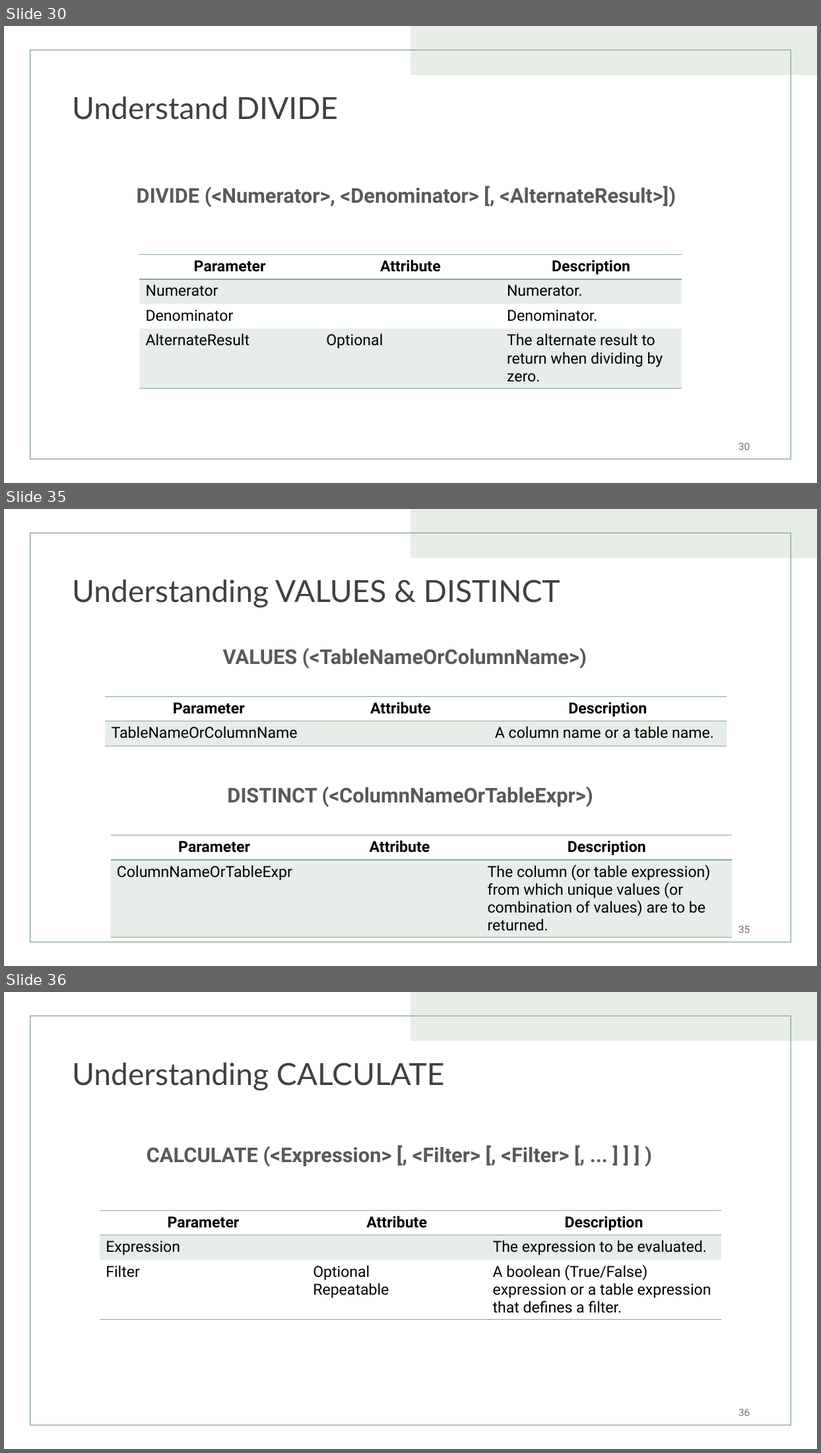
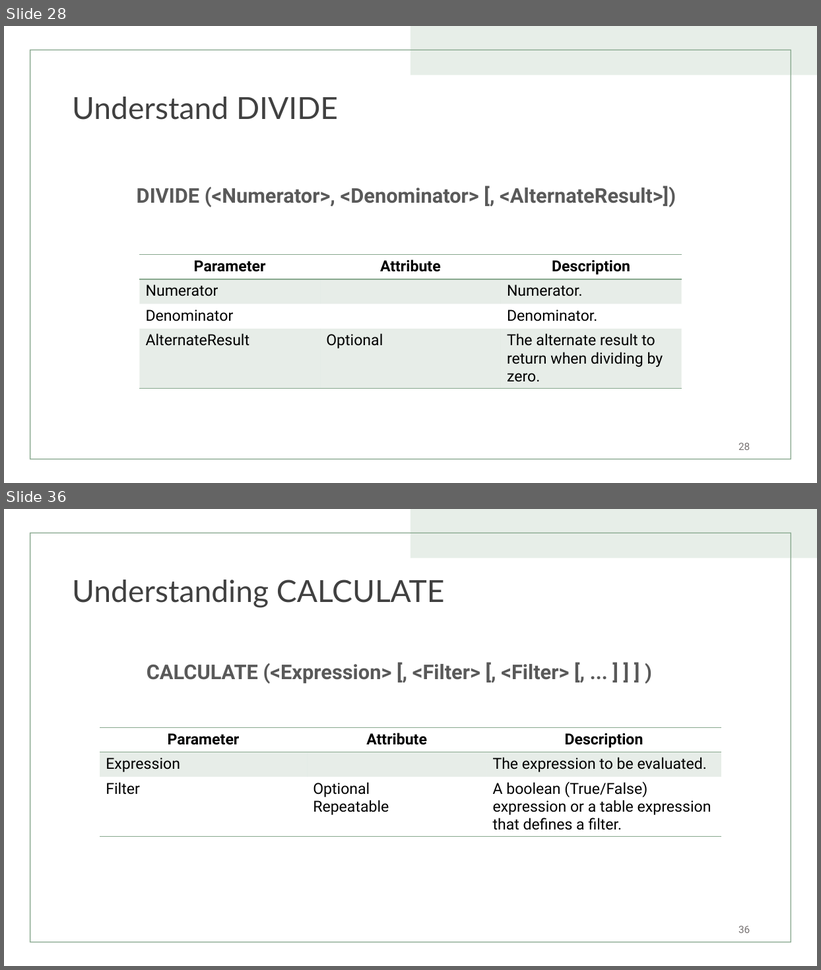
Before and after one commit to TizCloud/DAX-in-A-Day, a slide deck: Data Analysis Expression (DAX) for Power BI - Update.pptx. Shown one above the other, each under a label of ours: slides 30, 35 and 36 before the commit, slides 28 and 36 after it; the slides between them are not shown. The pictures are 821x1453 and 821x970 pixels, drawn with LibreOffice and Linux fonts; fonts in the diff are those of the drawing. Boxes give left, top, right and bottom in pixels: in the first picture for what was removed or moved away, otherwise in the second. Text is boxed around its words. In the diff, an @@ line names an element or a change of style, - is before the commit and + after.

```diff
--- a/Data Analysis Expression (DAX) for Power BI - Update.pptx
+++ b/Data Analysis Expression (DAX) for Power BI - Update.pptx
@@ slide 35 removed at bbox=[4, 509, 817, 966], background #FFFFFF; not listed: 2 template elements that a slide beside it also shows @@
@@ title removed at bbox=[72, 580, 560, 608] @@
-Understanding VALUES & DISTINCT
@@ text removed at bbox=[223, 648, 587, 669] @@
-VALUES (<TableNameOrColumnName>)
@@ table removed at bbox=[105, 697, 727, 747], 2 rows, 3 columns @@
-Parameter | Attribute | Description
-TableNameOrColumnName |  | A column name or a table name.
@@ text removed at bbox=[227, 787, 593, 807] @@
-DISTINCT (<ColumnNameOrTableExpr>)
@@ table removed at bbox=[111, 835, 733, 934], 2 rows, 3 columns @@
-Parameter | Attribute | Description
-ColumnNameOrTableExpr |  | The column (or table expression) from which unique values (or combination of values) are to be returned.
@@ page number removed at bbox=[739, 926, 750, 933] @@
-35
@@ what was slide 30 is now slide 28 @@
@@ page number at bbox=[739, 443, 750, 450]: text changed @@
-30
+28
```
Also in this commit, not shown: 6 slides changed, 5 slides added, 28 other slides removed.
